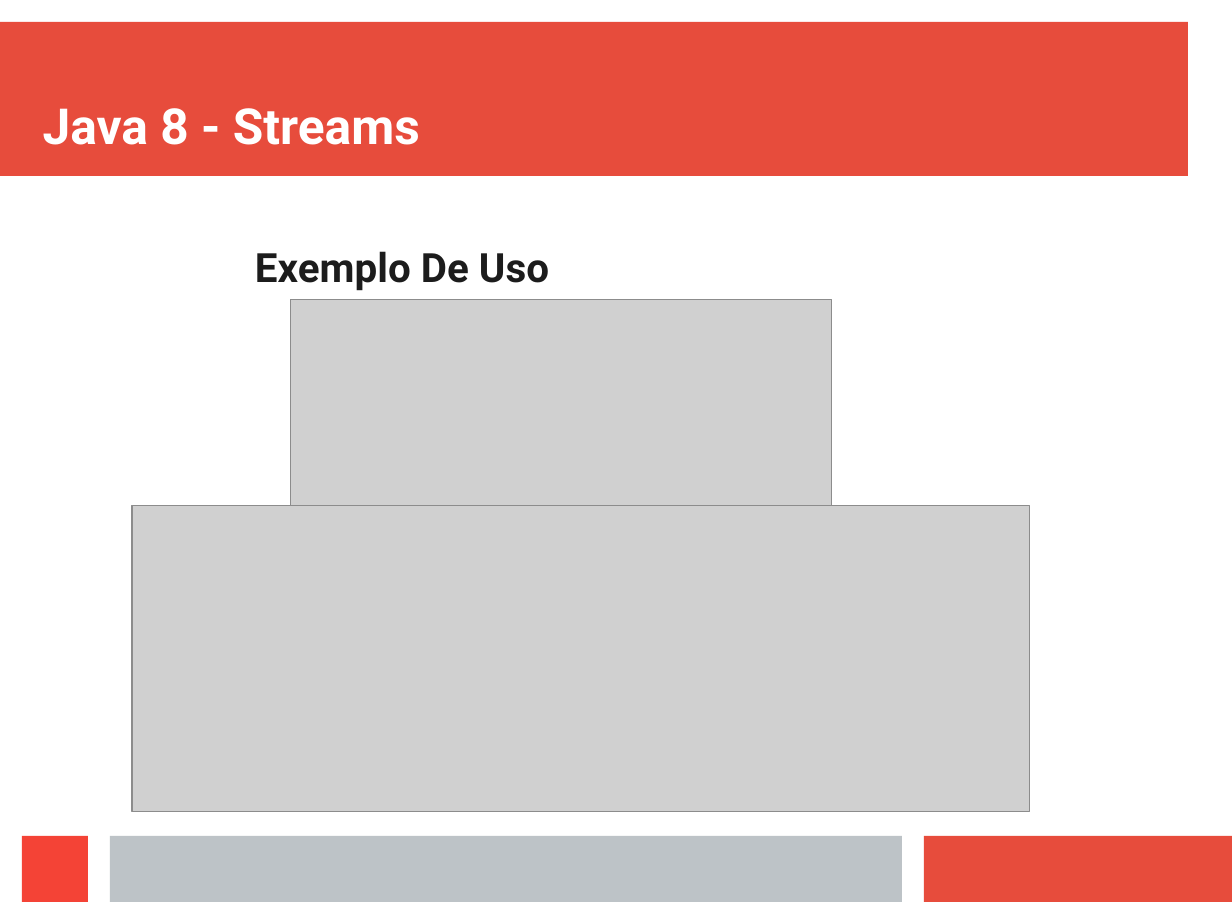
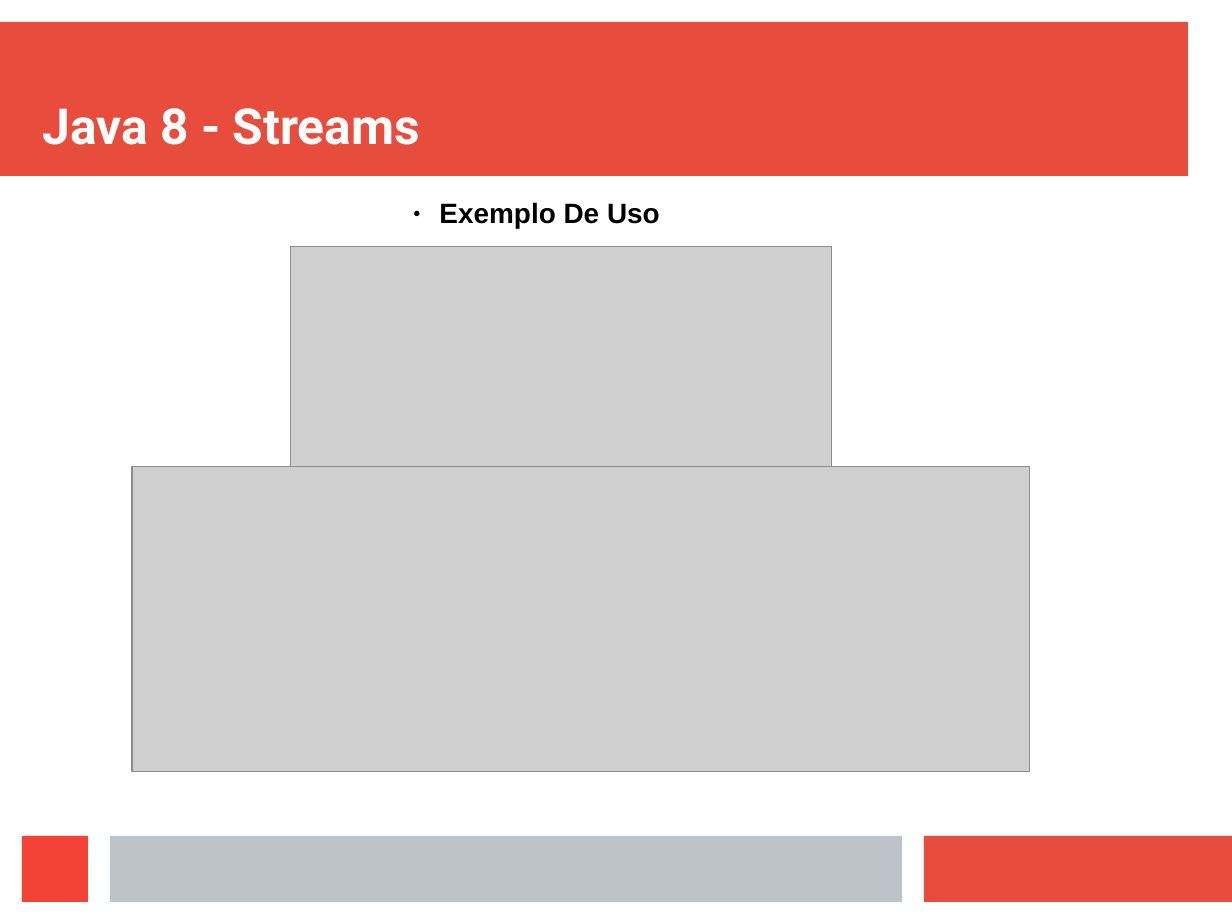
Before and after one commit to viniciusFortti/test, a slide deck: slide 18 of Apresentação/ApresentaçãoTerceiraSemana.odp. Drawn at 1232x924 pixels with LibreOffice and Linux fonts; fonts in the diff are those of the drawing; grey boxes stand for pictures. Boxes give left, top, right and bottom in pixels: in the first picture for what was removed or moved away, otherwise in the second. Text is boxed around its words. In the diff, an @@ line names an element or a change of style, - is before the commit and + after.

```diff
--- a/Apresentação/ApresentaçãoTerceiraSemana.odp
+++ b/Apresentação/ApresentaçãoTerceiraSemana.odp
@@ text "Exemplo De Uso": place and size @@
-text "Exemplo De Uso" at box(255, 251, 549, 291)
+text "Exemplo De Uso" at box(439, 202, 660, 229)
@@ text "Exemplo De Uso" at box(439, 202, 660, 229): size 26 to 18 pt, font Roboto to Arial, text colour #1C1C1C to #000000; bullet none to ●; less space between paragraphs @@
@@ picture: place and size @@
-picture at box(291, 300, 832, 599)
+picture at box(291, 247, 832, 547)
@@ picture: place and size @@
-picture at box(132, 506, 1030, 812)
+picture at box(132, 466, 1030, 771)
```
Also in this commit, not shown: 4 slides added, 14 other files.
